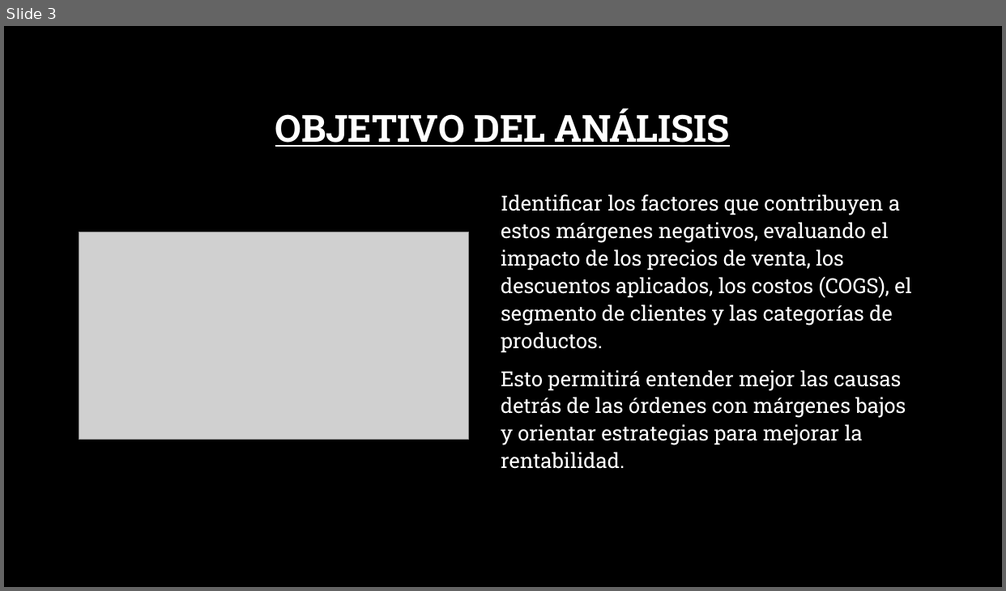
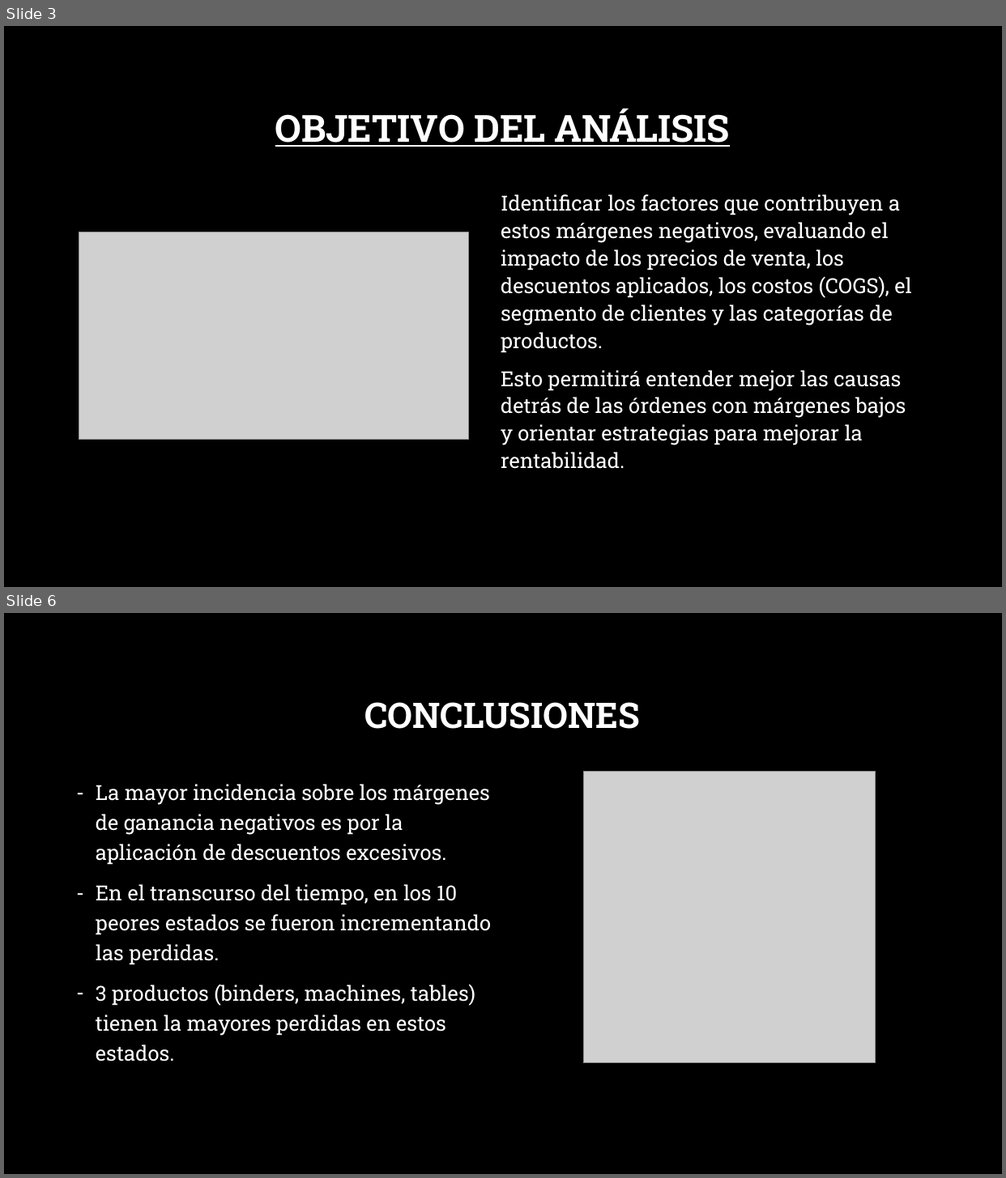
Before and after one commit to aSalomon96/lab1, a slide deck: Presentacion_lab1.pptx. Shown one above the other, each under a label of ours: slide 3 before the commit, slides 3 and 6 after it; the slides between them are not shown. The pictures are 1006x591 and 1006x1178 pixels, drawn with LibreOffice and Linux fonts; fonts in the diff are those of the drawing; grey boxes stand for pictures; background and template pictures are left out. Boxes give left, top, right and bottom in pixels: in the first picture for what was removed or moved away, otherwise in the second. Text is boxed around its words. In the diff, an @@ line names an element or a change of style, - is before the commit and + after.

```diff
--- a/Presentacion_lab1.pptx
+++ b/Presentacion_lab1.pptx
@@ slide 6 added at (4, 613, 1002, 1174), background picture (left out) @@
@@ title added at (365, 702, 640, 729), 34 pt, text #FFFFFF, bold @@
+CONCLUSIONES
@@ picture added at (583, 772, 876, 1063) @@
@@ text added at (96, 784, 491, 1062), 20 pt, text #FFFFFF @@
+– La mayor incidencia sobre los márgenes de ganancia negativos es por la aplicación de descuentos excesivos.
+– En el transcurso del tiempo, en los 10 peores estados se fueron incrementando las perdidas.
+– 3 productos (binders, machines, tables) tienen la mayores perdidas en estos estados.
```
Also in this commit, not shown: 1 slide changed, 6 other slides added, 1 slide removed, 4 other files.
